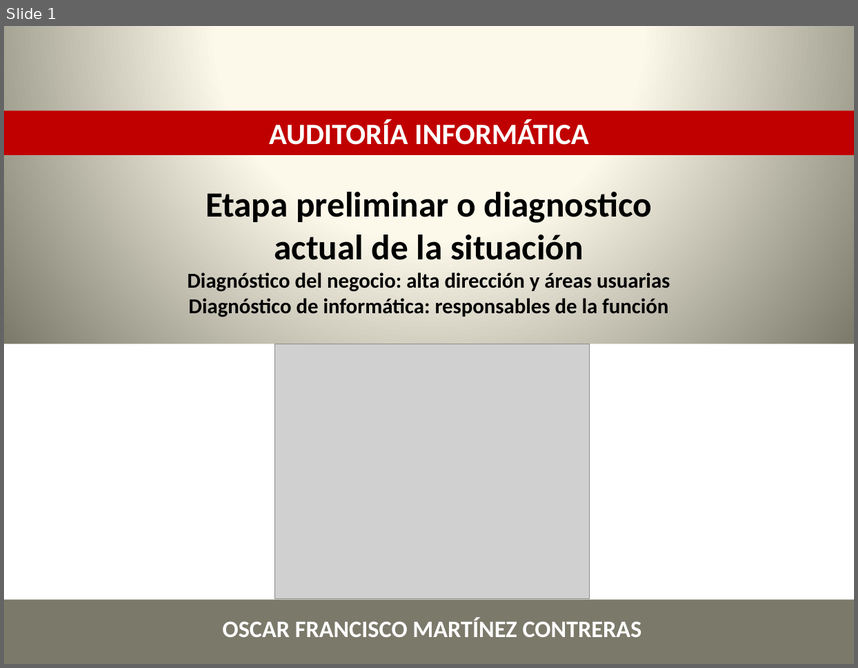
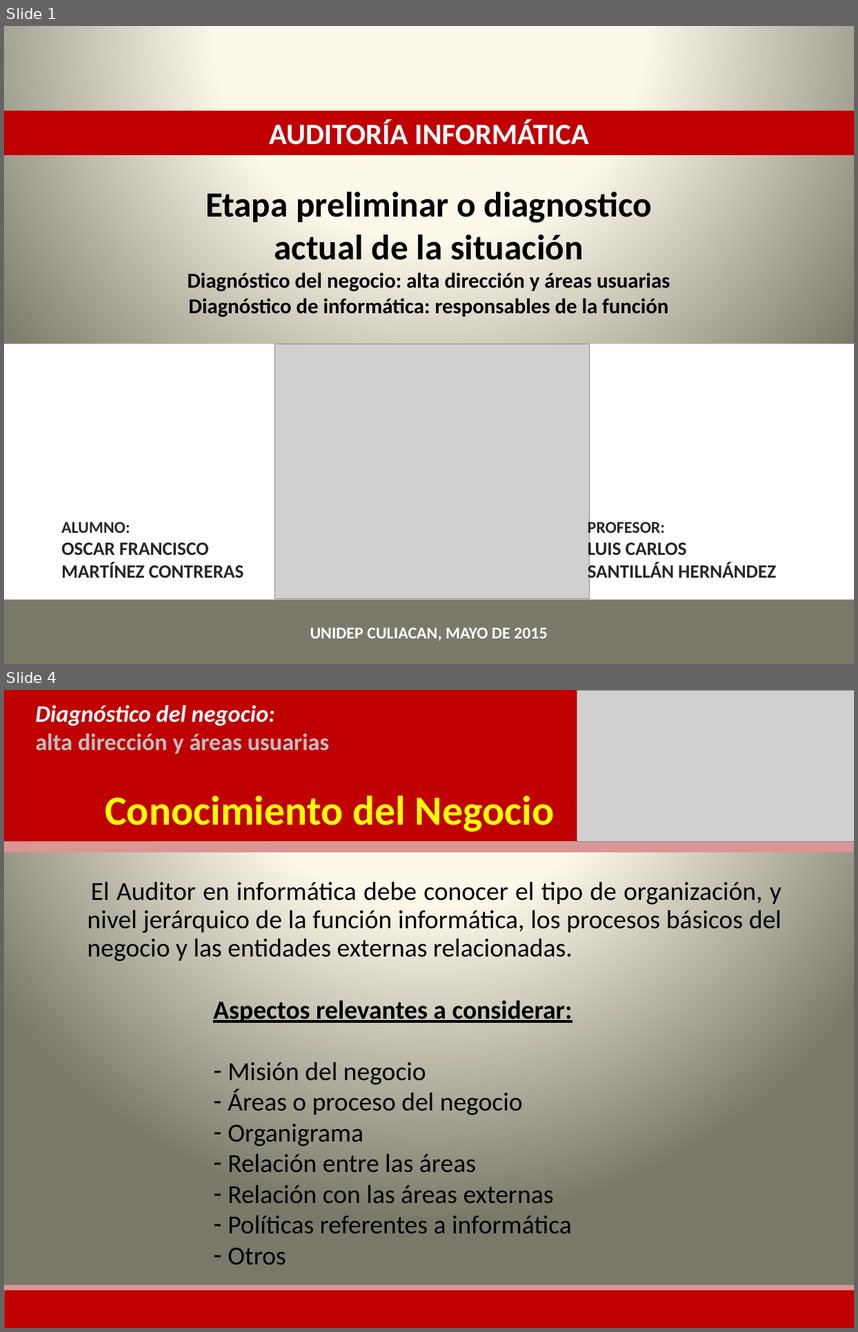
Before and after one commit to lc850/auditoria, a slide deck: OSCAR.pptx. Shown one above the other, each under a label of ours: slide 1 before the commit, slides 1 and 4 after it; the slides between them are not shown. The pictures are 858x668 and 858x1332 pixels, drawn with LibreOffice and Linux fonts; fonts in the diff are those of the drawing; grey boxes stand for pictures. Boxes give left, top, right and bottom in pixels: in the first picture for what was removed or moved away, otherwise in the second. Text is boxed around its words. In the diff, an @@ line names an element or a change of style, - is before the commit and + after.

Commit message:
Oscar

```diff
--- a/OSCAR.pptx
+++ b/OSCAR.pptx
@@ slide 4 added at (x1=4, y1=690, x2=854, y2=1328), background gradient #FEFCEE to #FDFAEA to #7B796B @@
@@ rectangle added at (x1=4, y1=690, x2=854, y2=841), fill #C00000 @@
@@ text added at (x1=36, y1=705, x2=329, y2=754), 20 pt, text #BFBFBF, bold @@
+Diagnóstico del negocio:
+alta dirección y áreas usuarias
@@ picture added at (x1=577, y1=690, x2=854, y2=841) @@
@@ title added at (x1=105, y1=796, x2=555, y2=831), 35 pt, text #FFFF00, bold @@
+Conocimiento del Negocio
@@ rectangle added at (x1=4, y1=841, x2=854, y2=852), fill #D99694 @@
@@ text added at (x1=87, y1=882, x2=782, y2=961), 22 pt, text #000000 @@
+El Auditor en informática debe conocer el tipo de organización, y nivel jerárquico de la función informática, los procesos básicos del negocio y las entidades externas relacionadas.
@@ text added at (x1=213, y1=1000, x2=573, y2=1264), 22 pt, text #000000 @@
+Aspectos relevantes a considerar:
+– Misión del negocio
+– Áreas o proceso del negocio
+– Organigrama
+– Relación entre las áreas
+– Relación con las áreas externas
+– Políticas referentes a informática
+– Otros
@@ rectangle added at (x1=4, y1=1284, x2=854, y2=1295), fill #D99694 @@
@@ rectangle added at (x1=4, y1=1290, x2=854, y2=1328), fill #C00000 @@
@@ slide 1 changed as well @@
@@ text "ALUMNO:" moved from (x1=223, y1=617, x2=642, y2=637) to (x1=61, y1=521, x2=244, y2=577) @@
@@ text at (x1=61, y1=521, x2=130, y2=532): paragraph added @@
+ALUMNO:
@@ text added at (x1=588, y1=519, x2=776, y2=582), 16 pt, text #262626, bold @@
+PROFESOR:
+LUIS CARLOS
+SANTILLÁN HERNÁNDEZ
@@ text at (x1=61, y1=542, x2=244, y2=577): size 20 to 16 pt, text colour #FFFFFF to #262626 in "OSCAR FRANCISCO MARTÍNEZ CONTRERAS"; alignment centre to left @@
@@ text added at (x1=310, y1=627, x2=548, y2=640), 14 pt, text #FFFFFF, bold @@
+UNIDEP CULIACAN, MAYO DE 2015
```
Also in this commit, not shown: 8 other slides added.
